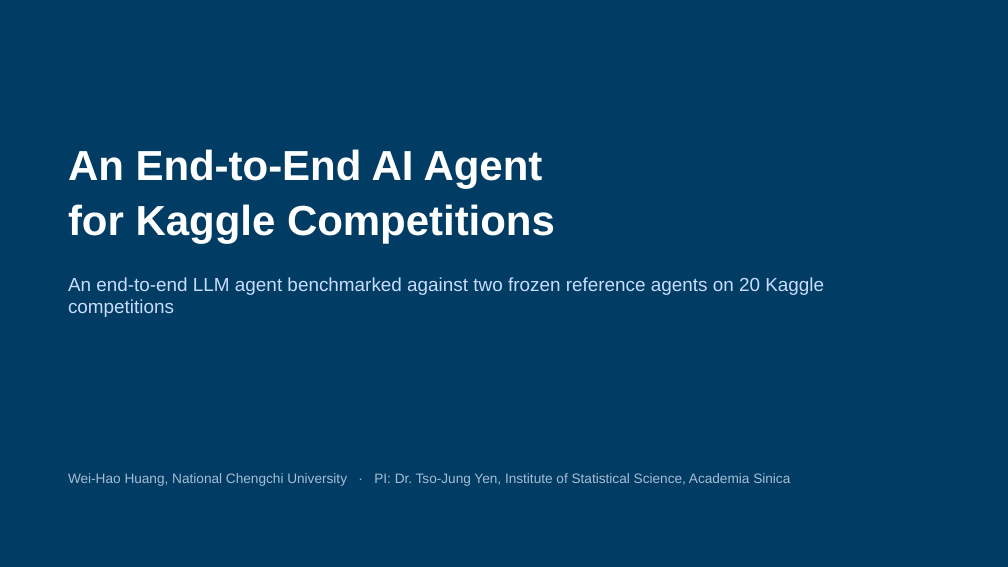
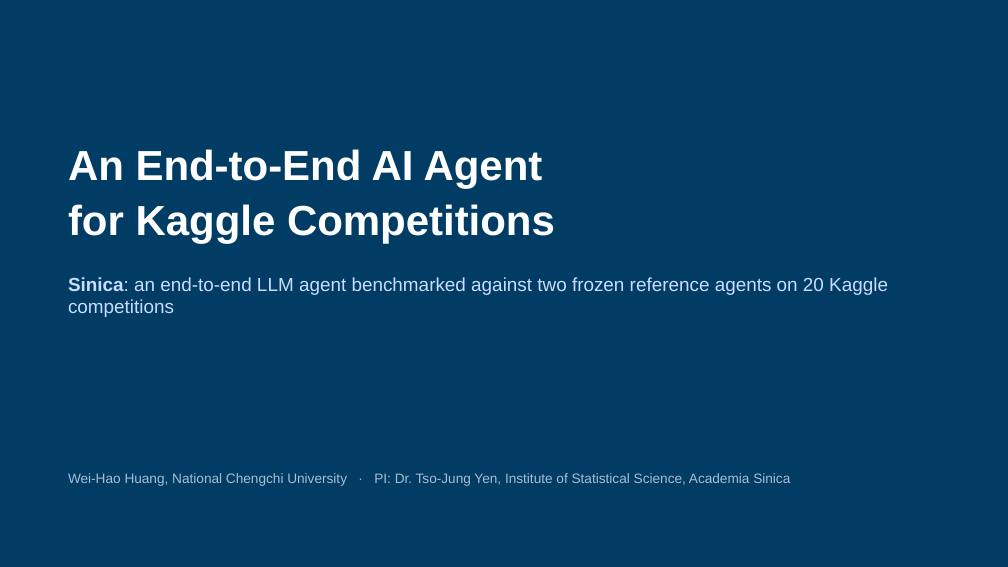
Before and after one commit to 930731haohao-afk/kaggle-agent, a slide deck: slide 1 of docs/presentation/slides_4min.pptx. Drawn at 1008x567 pixels with LibreOffice and Linux fonts; fonts in the diff are those of the drawing. Boxes give left, top, right and bottom in pixels: in the first picture for what was removed or moved away, otherwise in the second. Text is boxed around its words. In the diff, an @@ line names an element or a change of style, - is before the commit and + after.

```diff
--- a/docs/presentation/slides_4min.pptx
+++ b/docs/presentation/slides_4min.pptx
@@ text at bbox=[68, 277, 888, 317]: text changed @@
-An end-to-end LLM agent benchmarked against two frozen reference agents on 20 Kaggle competitions
+Sinica: an end-to-end LLM agent benchmarked against two frozen reference agents on 20 Kaggle competitions
```
Also in this commit, not shown: 1 other slide changed, 8 other files.
